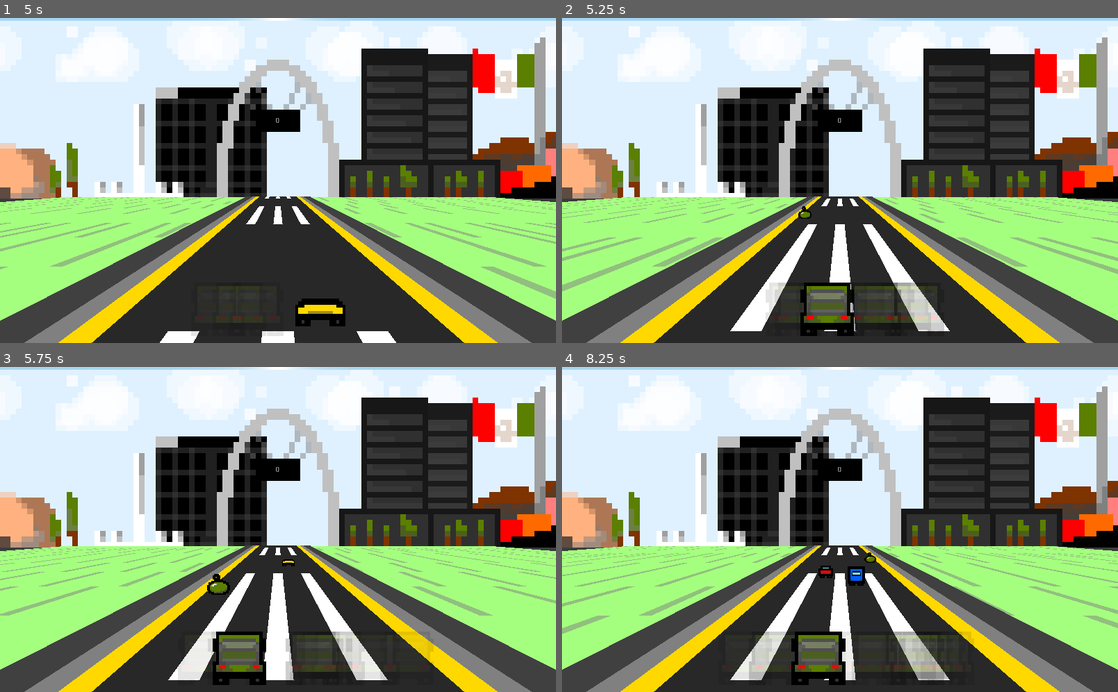
Above: before the commit, frames 1-4 (two rows, left to right).
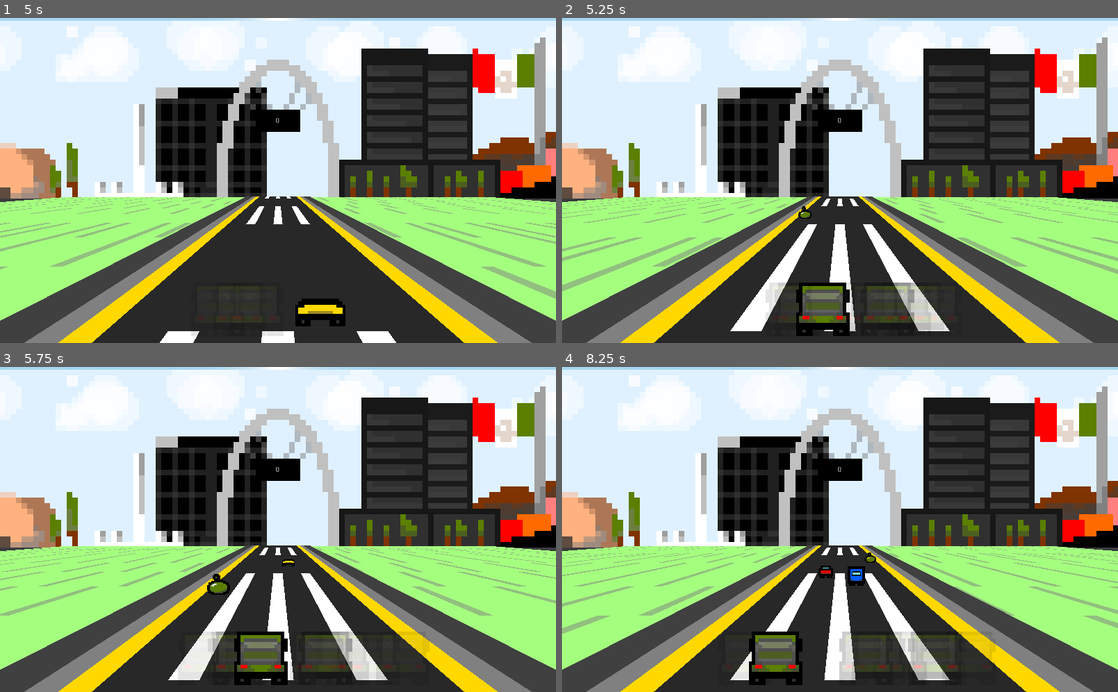
Above: after the commit, the same moments.

Repository: ClarkThyLord/Speed-Trash
Game: Godot game, scene res://src/game/game.tscn
Two runs of this game, one before a commit and one after it. Both use one fixed random seed, a clock stepped at 60 frames per second and the inputs below.
Inputs:
- Up to frame 1 (5 s): hold Right (ui_right) 0.53-1.28 s; hold Space (action_break) 0.53-1.28 s; hold Left (ui_left) 1.28-2.03 s; tap Space (action_break) at 1.35, 2.85, 4.35 s; hold Right (ui_right) 2.03-2.78 s; hold Space (action_break) 2.03-2.78 s; hold Shift (action_accelerate) 2.78-3.53 s; hold Space (action_break) 3.53-4.28 s; hold Left (ui_left) from 3.53 s (still down)
- Up to frame 2 (5.25 s): keep holding Left (ui_left); hold Space (action_break) from 5.03 s (still down)
- Up to frame 3 (5.75 s): keep holding Left (ui_left); keep holding Space (action_break)
- Up to frame 4 (8.25 s): release Left (ui_left) at 5.78 s; release Space (action_break) at 5.78 s; hold Right (ui_right) 5.78-6.53 s; tap Space (action_break) at 5.85, 7.35 s; hold Shift (action_accelerate) 6.53-7.28 s; hold Space (action_break) 6.53-7.28 s; hold Right (ui_right) 7.28-8.03 s; hold Left (ui_left) from 8.03 s (still down); hold Space (action_break) from 8.03 s (still down)

Frame 1 is identical in both runs. In frame 2, 0.8% of the frame differs, in the area x 42-72%, y 81-98%; in frame 3, 2.0%; in frame 4, 3.1%, in the area x 33-78%, y 81-98%.

Commit message:
round object positions
Clark was here :V

Diff:
--- a/src/garbage_truck/garbage_truck.gd
+++ b/src/garbage_truck/garbage_truck.gd
@@ -67,7 +67,7 @@
 
 				if area.translation.z < 0.0:
 					state += "(" \
-							+ str(area.translation) \
+							+ str(area.translation.round()) \
 							+ "," + str(area.pointage) + ")"
 
 		var q_table := _get_q_table()
